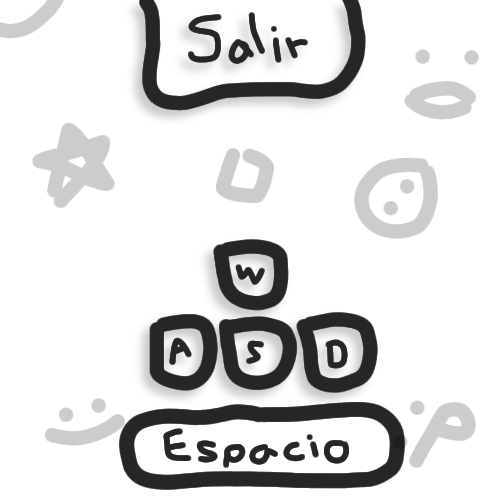
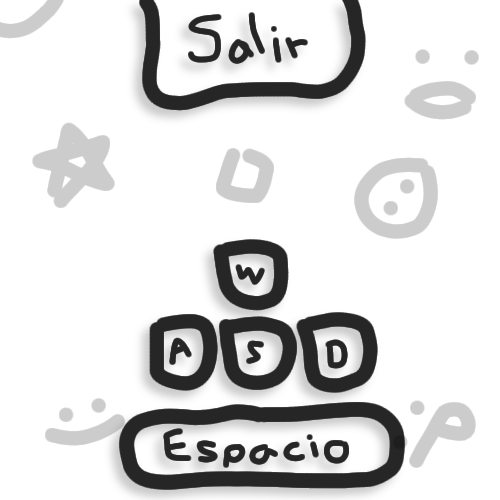
Layers edited between the first and the second 500x500 image:
pixels changed over [105,402,405,500] (layer not identified)
